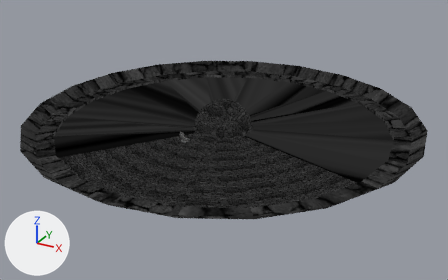
An edit to the Blender file assets/environment/3d_objects/ambient.blend, drawn before and after from the same camera.
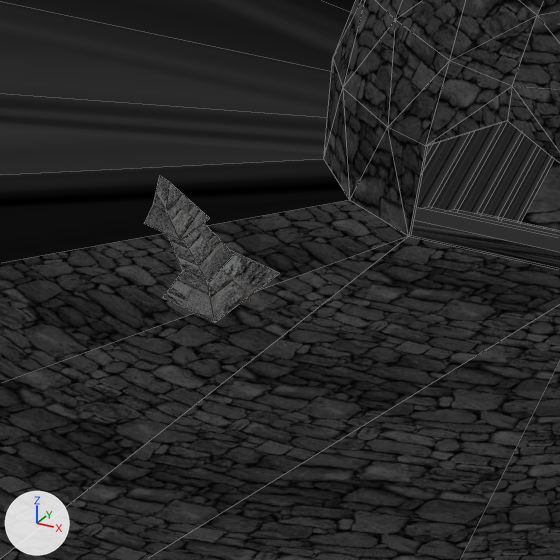
Each version is shown whole from a 50 mm camera at (248.6, -450.9, 214.0) aimed at (4.4, -6.9, -8.0), then close up on the part from 37% to 48% of the width and 41% to 58% of the height. Every picture has the same lights, and +X, +Y and +Z are marked at lower left. The close-ups show mesh edges as thin lines.

In view in the first close-up: 'Icosphere', 'totus'.
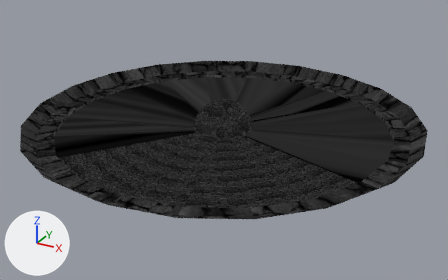
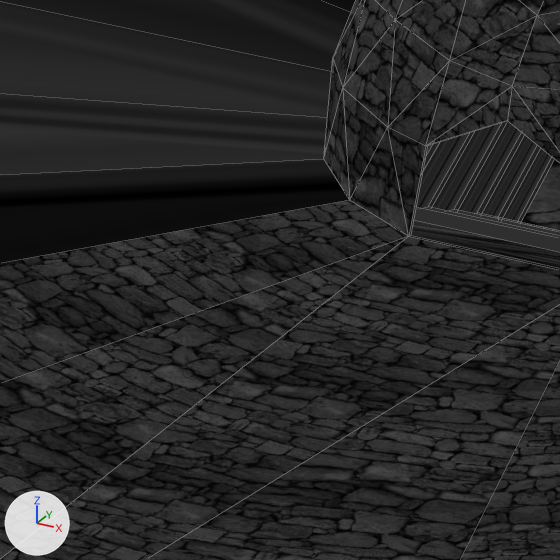
What differs and where, as boxes [x1, y1, x2, y2] in the close-ups (560 x 560 px):
'totus', moved (not visible afterwards): before [144, 176, 279, 323]

Diff of the bpy script that builds the scene:
```diff
--- a/assets/environment/3d_objects/ambient.blend.py
+++ b/assets/environment/3d_objects/ambient.blend.py
@@ ob_totus @@
 ob_totus = bpy.data.objects.new('totus', me_cube_001)
-ob_totus.location = (-13.75, -42.34, 3.78)
+ob_totus.location = (0.0, 0.0, 0.0)
 ob_totus.rotation_euler = (0.0, 0.0, -0.329)  # degrees (0, 0, -19)
```
